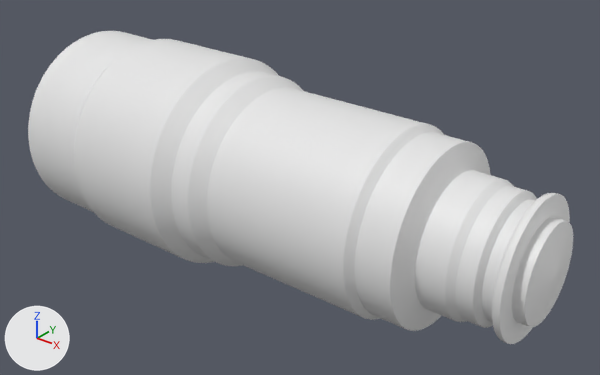
One commit to the FBX model Blender/Exports/lens_24_275mm.fbx: the scene before it, then after it.
Both versions are drawn from a camera (50 mm lens) standing at (-0.596, -1.805, 0.86) and looking at (-2.058, 0.023, -0.273). Lighting does not change. The marker at lower left points along +X, +Y and +Z. Where no turn or scale is listed for an object, it has been applied to the vertices.

Objects in the first picture: 'Lens'.
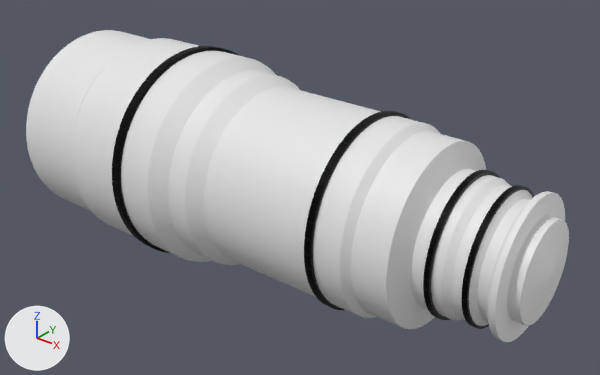
Changed parts and their boxes (x1, y1, x2, y2) in the pictures (600 x 375 px):
'Lens', moved
    before: (28, 31, 573, 344)
    after: (26, 30, 569, 342)
'Wheel_1', added
    after: (112, 46, 240, 253)
'Wheel_2', added
    after: (304, 111, 412, 310)
'Wheel_3', added
    after: (423, 170, 500, 320)
'Wheel_4', added
    after: (462, 185, 534, 329)

What changed in the scene script:
```text
Add img_wheel_mat_basecolor_png:
    img_wheel_mat_basecolor_png = load_image('Wheel_mat_BaseColor.png', '../Textures/Wheel_mat/Wheel_mat_BaseColor.png', 2048, 2048, 'sRGB')
Add img_wheel_mat_metallic_png:
    img_wheel_mat_metallic_png = load_image('Wheel_mat_Metallic.png', '../Textures/Wheel_mat/Wheel_mat_Metallic.png', 2048, 2048, 'Non-Color')
Add img_wheel_mat_normal_png:
    img_wheel_mat_normal_png = load_image('Wheel_mat_Normal.png', '../Textures/Wheel_mat/Wheel_mat_Normal.png', 2048, 2048, 'Non-Color')
Add mat_wheel_mat:
    mat_wheel_mat = bpy.data.materials.new('Wheel_mat')
    # uses the picture img_wheel_mat_basecolor_png
    # uses the picture img_wheel_mat_metallic_png
    # uses the picture img_wheel_mat_normal_png
Add me_mesh_004:
    me_mesh_004.from_pydata(...)  # 4354 vertices, 4352 faces; spans x -0.009..0.009, y -0.21..0.21, z -0.21..0.21
    me_mesh_004.materials.append(mat_wheel_mat)
Add me_mesh_002:
    me_mesh_002.from_pydata(...)  # 4354 vertices, 4352 faces; spans x -0.016..0.016, y -0.356..0.356, z -0.356..0.356
    me_mesh_002.materials.append(mat_wheel_mat)
Add me_mesh_003:
    me_mesh_003.from_pydata(...)  # 4354 vertices, 4352 faces; spans x -0.012..0.012, y -0.298..0.298, z -0.298..0.298
    me_mesh_003.materials.append(mat_wheel_mat)
Add me_mesh_005:
    me_mesh_005.from_pydata(...)  # 4354 vertices, 4352 faces; spans x -0.008..0.008, y -0.195..0.195, z -0.195..0.195
    me_mesh_005.materials.append(mat_wheel_mat)
Change ob_lens:
    ob_lens.location: (-2.097, 0.0, -0.259) -> (-2.109, 0.0, -0.259)
Add ob_wheel_3:
    ob_wheel_3 = bpy.data.objects.new('Wheel_3', me_mesh_004)
    ob_wheel_3.location = (-1.465, 0.0, -0.259)
Add ob_wheel_1:
    ob_wheel_1 = bpy.data.objects.new('Wheel_1', me_mesh_002)
    ob_wheel_1.location = (-2.482, 0.0, -0.259)
Add ob_wheel_2:
    ob_wheel_2 = bpy.data.objects.new('Wheel_2', me_mesh_003)
    ob_wheel_2.location = (-1.778, 0.0, -0.259)
Add ob_wheel_4:
    ob_wheel_4 = bpy.data.objects.new('Wheel_4', me_mesh_005)
    ob_wheel_4.location = (-1.364, 0.0, -0.259)
```
